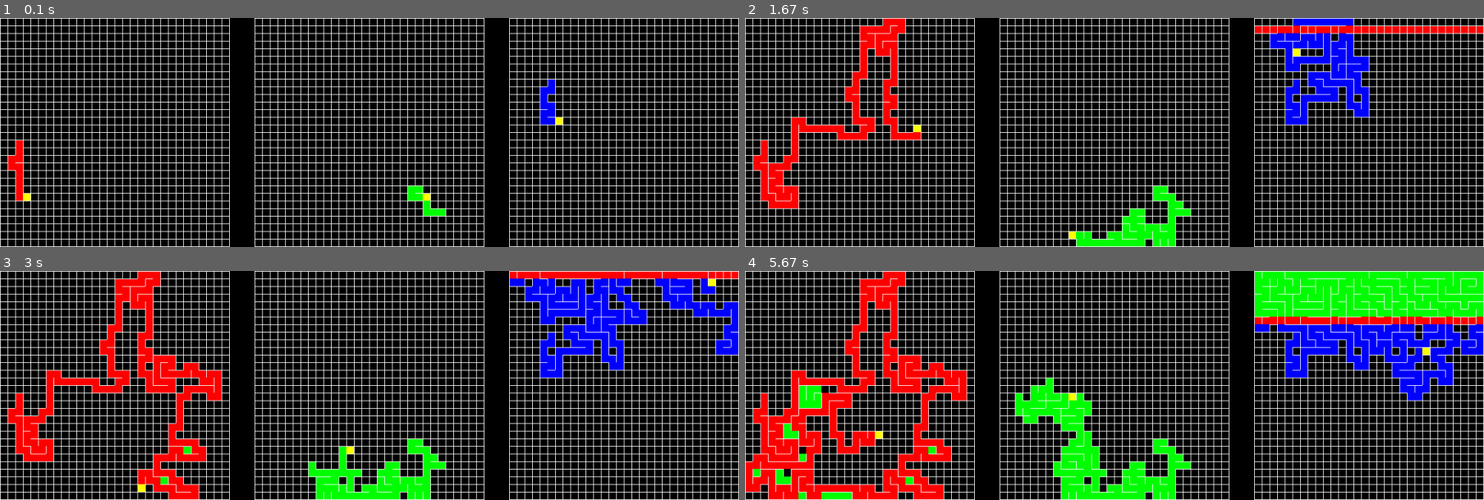
Above: before the commit, frames 1-4 (two rows, left to right).
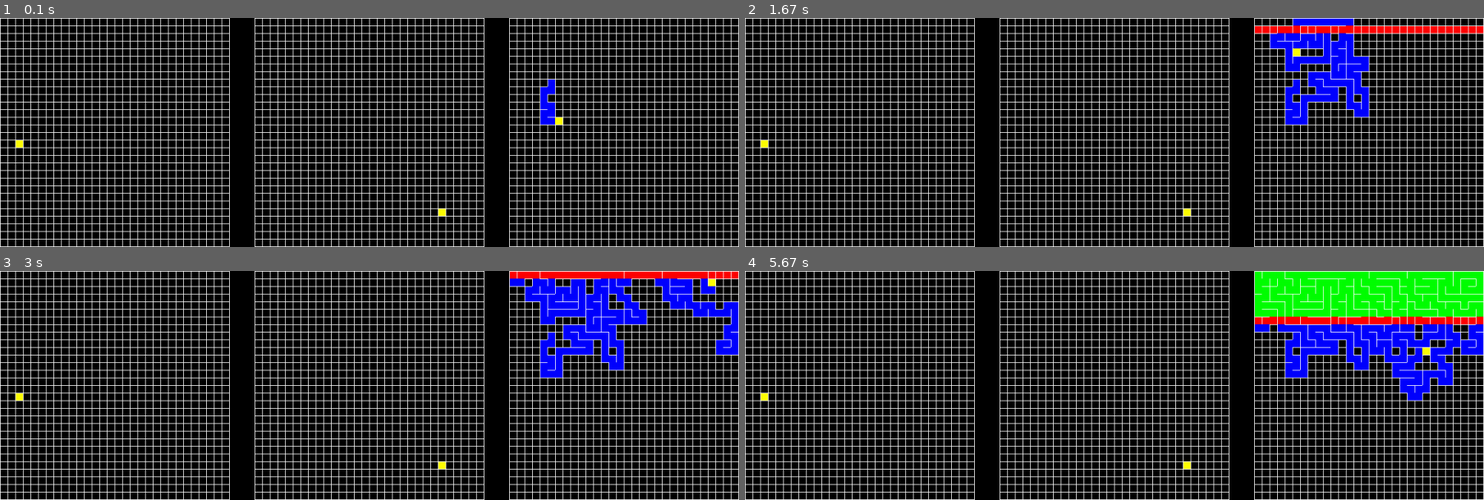
Above: after the commit, the same moments.

Repository: zedzeedev/build-a-thing
Game: pygame game, started from src/pygame_visualization.py
Two runs of this game, one before a commit and one after it. Both use one fixed random seed, a clock stepped at 60 frames per second and the inputs below.
Inputs:
- Up to frame 1 (0.1 s): no input
- Up to frame 2 (1.67 s): no input
- Up to frame 3 (3 s): no input
- Up to frame 4 (5.67 s): no input

The runs differ from the first frame. In frame 1, 0.7% of the frame differs, in the area x 1-61%, y 53-87%; in frame 2, 5.2%; in frame 3, 8.5%; in frame 4, 15%, in the area x 0-61%, y 0-100%.

Commit message:
Code cleanup and stuff

Diff:
--- a/src/aldous_broder.py
+++ b/src/maze/aldous_broder.py
@@ -1,5 +1,5 @@
 from grid import Grid, add_pos
-from maze_helpers import MazeCell, POSSIBLE_DIRECTIONS, negate_direction, Maze
+from maze.helpers import MazeCell, POSSIBLE_DIRECTIONS, negate_direction, Maze
 from random import choice
 
 
--- a/src/hunt_and_kill.py
+++ b/src/maze/hunt_and_kill.py
@@ -1,5 +1,5 @@
 from grid import Grid, add_pos
-from maze_helpers import MazeCell, POSSIBLE_DIRECTIONS, negate_direction, Maze
+from maze.helpers import MazeCell, POSSIBLE_DIRECTIONS, negate_direction, Maze
 from random import choice
 
 
--- a/src/recursive_backtracking.py
+++ b/src/maze/recursive_backtracking.py
@@ -1,5 +1,5 @@
 from grid import Grid, add_pos
-from maze_helpers import MazeCell, POSSIBLE_DIRECTIONS, negate_direction, Maze
+from maze.helpers import MazeCell, POSSIBLE_DIRECTIONS, negate_direction, Maze
 from random import choice
 
 
--- a/src/pygame_visualization.py
+++ b/src/pygame_visualization.py
@@ -1,8 +1,8 @@
 import pygame as pg
-from recursive_backtracking import RecursiveBacktrackerGrid
-from aldous_broder import AldousBroderGrid
-from hunt_and_kill import HuntAndKillGrid
-from maze_helpers import MazeVisitor
+from maze.recursive_backtracking import RecursiveBacktrackerGrid
+from maze.aldous_broder import AldousBroderGrid
+from maze.hunt_and_kill import HuntAndKillGrid
+from maze.helpers import MazeVisitor
 import time
 
 
@@ -88,8 +88,8 @@
 
 
 step_hunt_and_kill = True
-step_aldous = True
-step_backtracking = True
+step_aldous = False
+step_backtracking = False
 
 
 while running:
Empty file added: src/maze/__init__.py
Renamed: src/maze_helpers.py -> src/maze/helpers.py
Empty file added: src/pathfinding/__init__.py
